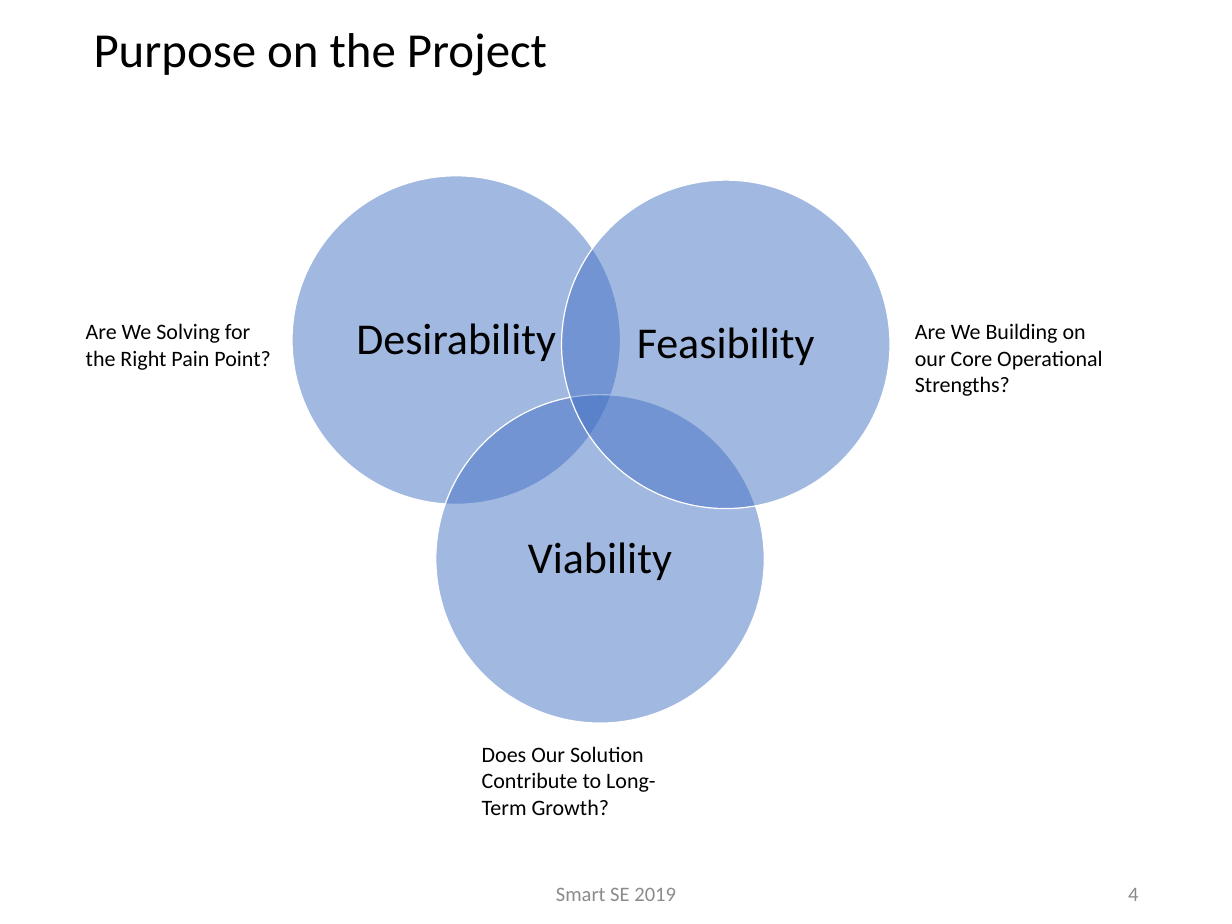
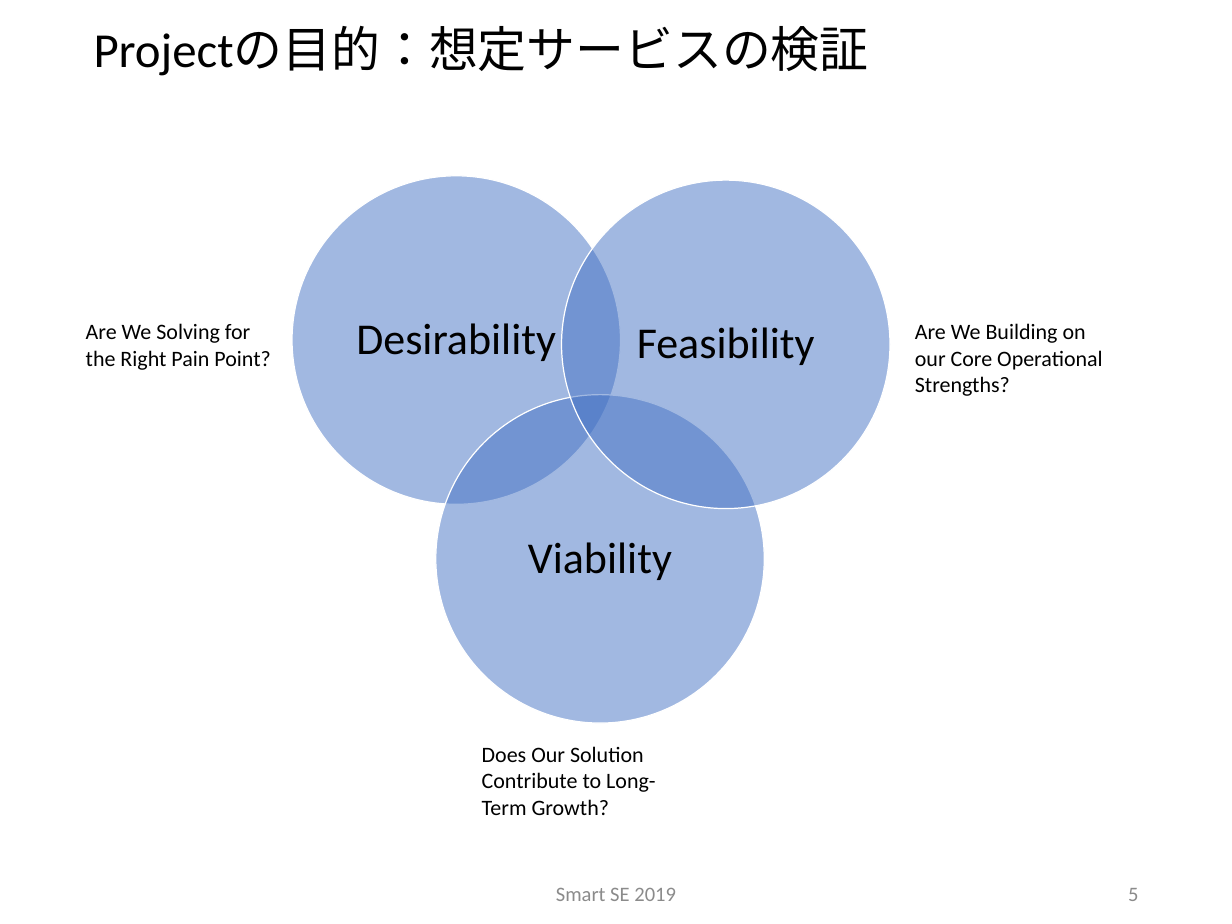
Before and after one commit to sakai-memoru/smartse19, a slide deck: slide 5 of _project_docs/SSE19_SPP.pptx (slide 4 before the commit). Drawn at 1232x924 pixels with LibreOffice and Linux fonts; fonts in the diff are those of the drawing; background and template pictures are left out. Boxes give left, top, right and bottom in pixels: in the first picture for what was removed or moved away, otherwise in the second. Text is boxed around its words. In the diff, an @@ line names an element or a change of style, - is before the commit and + after.

```diff
--- a/_project_docs/SSE19_SPP.pptx
+++ b/_project_docs/SSE19_SPP.pptx
@@ title at (94,27,869,76): text changed @@
-Purpose on the Project
+Projectの目的：想定サービスの検証
@@ page number at (1128,888,1138,901): text changed @@
-4
+5
```
Also in this commit, not shown: 4 other slides changed, 3 slides added, 3 slides removed, 10 other files.
